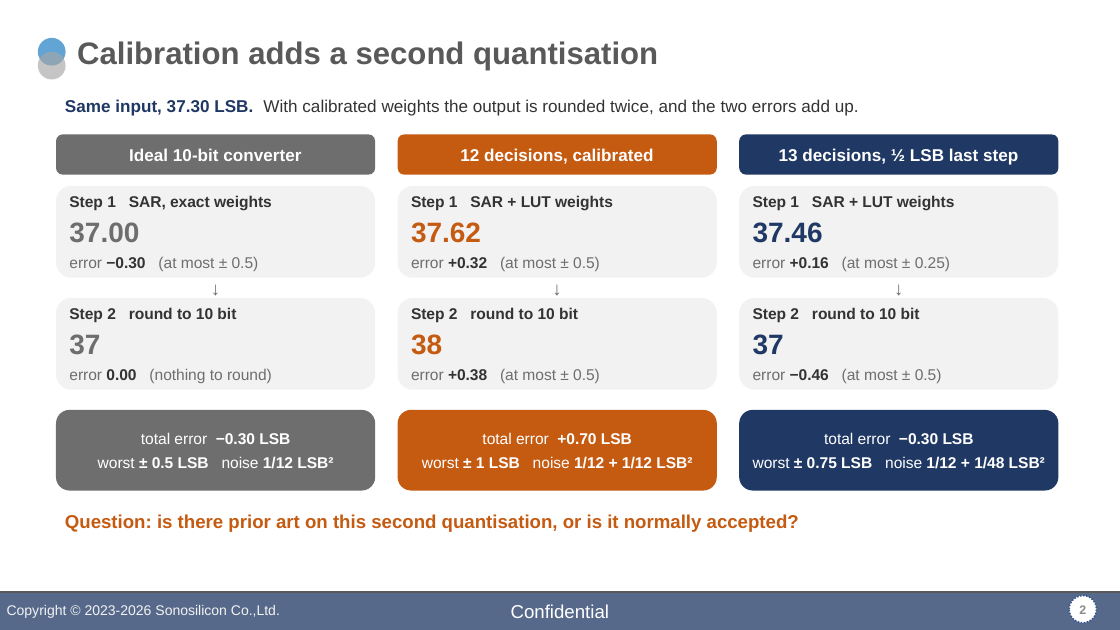
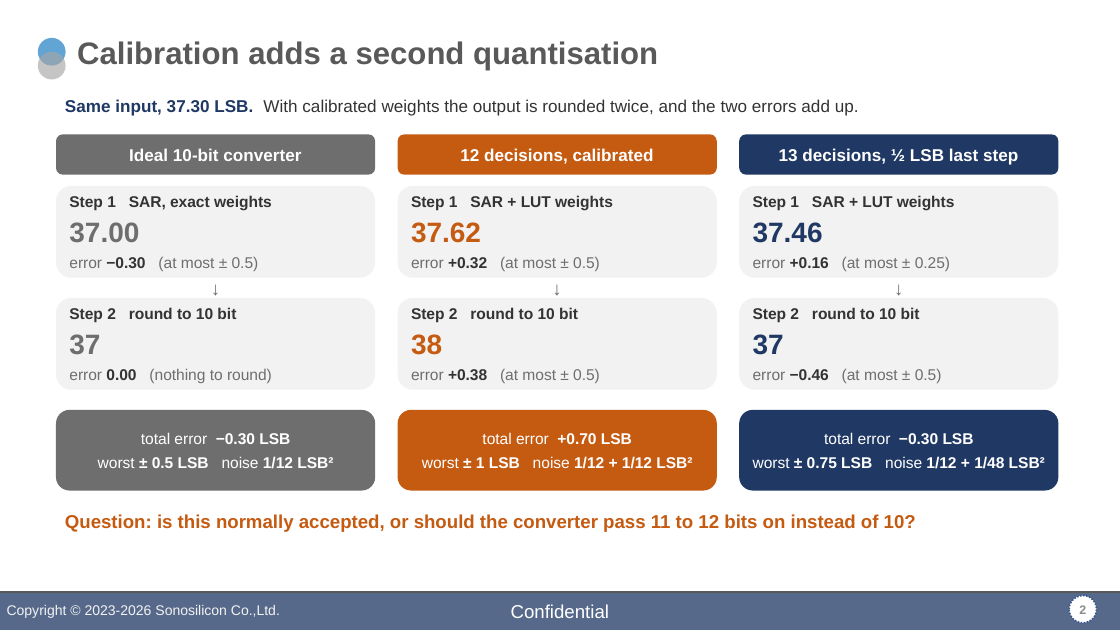
Before and after one commit to DirkJanKr/F280049C_MotorDrive, a slide deck: slide 2 of Zaan_MATLAB/slides/zaan_meeting_slides.pptx. Drawn at 1120x630 pixels with LibreOffice and Linux fonts; fonts in the diff are those of the drawing; background and template pictures are left out. Boxes give left, top, right and bottom in pixels: in the first picture for what was removed or moved away, otherwise in the second. Text is boxed around its words. In the diff, an @@ line names an element or a change of style, - is before the commit and + after.

```diff
--- a/Zaan_MATLAB/slides/zaan_meeting_slides.pptx
+++ b/Zaan_MATLAB/slides/zaan_meeting_slides.pptx
@@ text at (65,514,916,532): text changed @@
-Question: is there prior art on this second quantisation, or is it normally accepted?
+Question: is this normally accepted, or should the converter pass 11 to 12 bits on instead of 10?
```
Also in this commit, not shown: 1 other slide changed, 1 other file.
